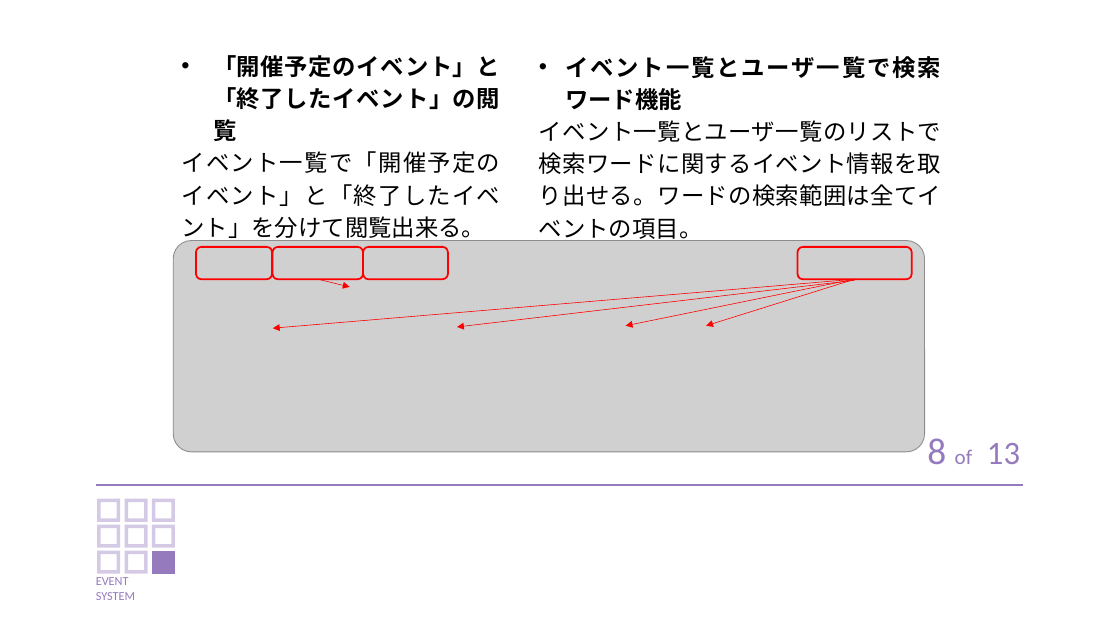
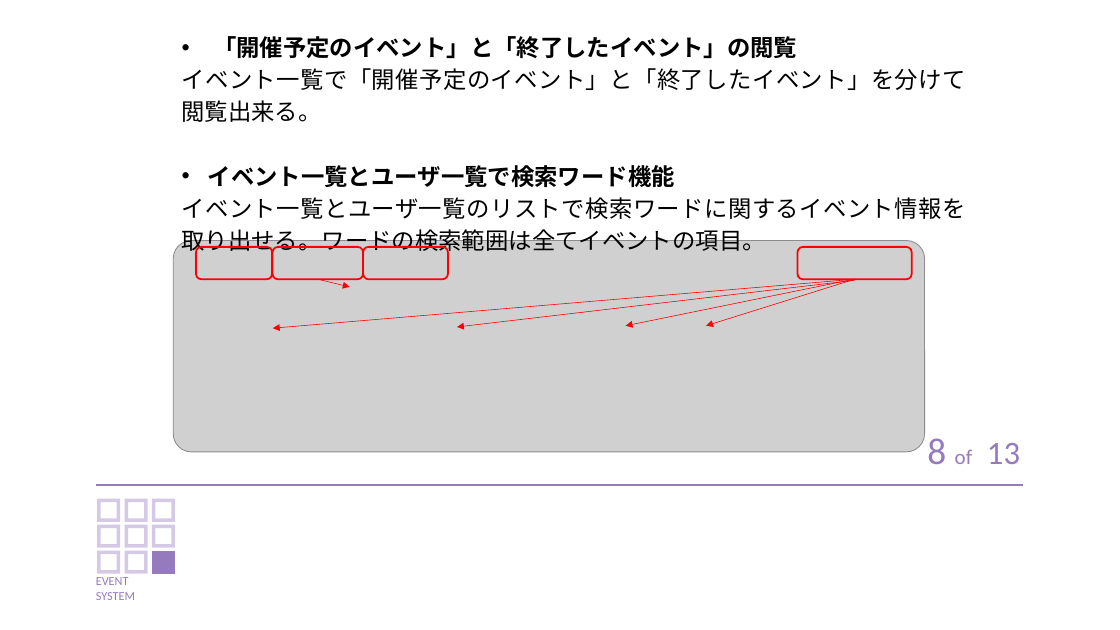
Before and after one commit to amemiyakr/EventSystemOfGD, a slide deck: slide 8 of イベントシステム文書/5.Event System(発表用).pptx. Drawn at 1120x630 pixels with LibreOffice and Linux fonts; fonts in the diff are those of the drawing; grey boxes stand for pictures. Boxes give left, top, right and bottom in pixels: in the first picture for what was removed or moved away, otherwise in the second. Text is boxed around its words. In the diff, an @@ line names an element or a change of style, - is before the commit and + after.

Commit message:
upload fontBomb and edit PPT

```diff
--- a/イベントシステム文書/5.Event System(発表用).pptx
+++ b/イベントシステム文書/5.Event System(発表用).pptx
@@ text "「開催予定のイベント」と「終了したイベント」の閲覧": place and size @@
-text "「開催予定のイベント」と「終了したイベント」の閲覧" at [181,55,500,242]
+text "「開催予定のイベント」と「終了したイベント」の閲覧" at [182,36,966,256]
@@ text at [182,36,966,122]: font Noto Sans CJK JP to Arial in "「開催予定のイベント」と「終了したイベント」の閲覧", "イベント一覧で「開催予定のイベント」と「終了したイベント」を分けて閲覧出来る。" @@
@@ text removed at [539,56,941,206] @@
-• イベント一覧とユーザ一覧で検索ワード機能
-イベント一覧とユーザ一覧のリストで検索ワードに関するイベント情報を取り出せる。ワードの検索範囲は全てイベントの項目。
@@ text at [182,165,966,256]: paragraphs added @@
+• イベント一覧とユーザ一覧で検索ワード機能
+イベント一覧とユーザ一覧のリストで検索ワードに関するイベント情報を取り出せる。ワードの検索範囲は全てイベントの項目。
```
Also in this commit, not shown: 13 other slides changed, 3 other files.
